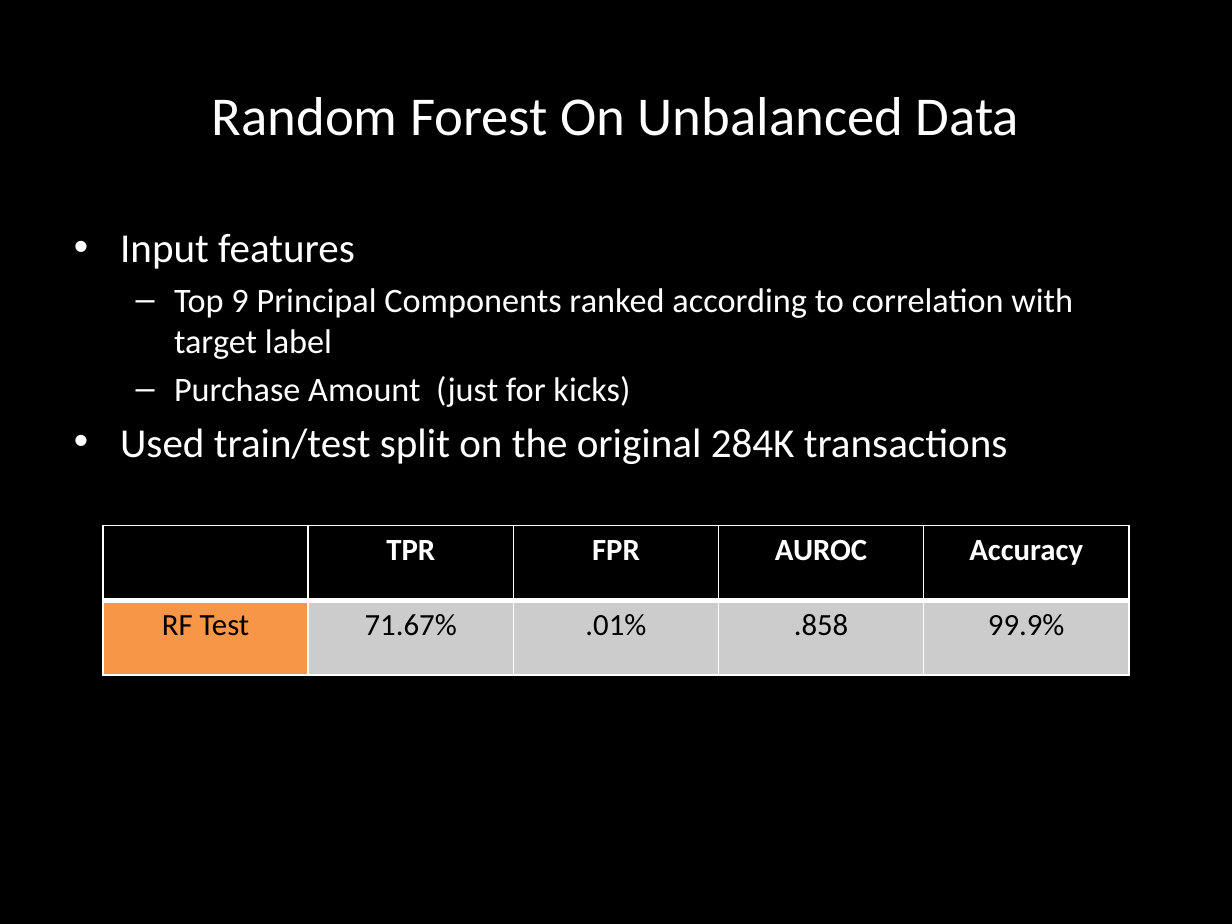
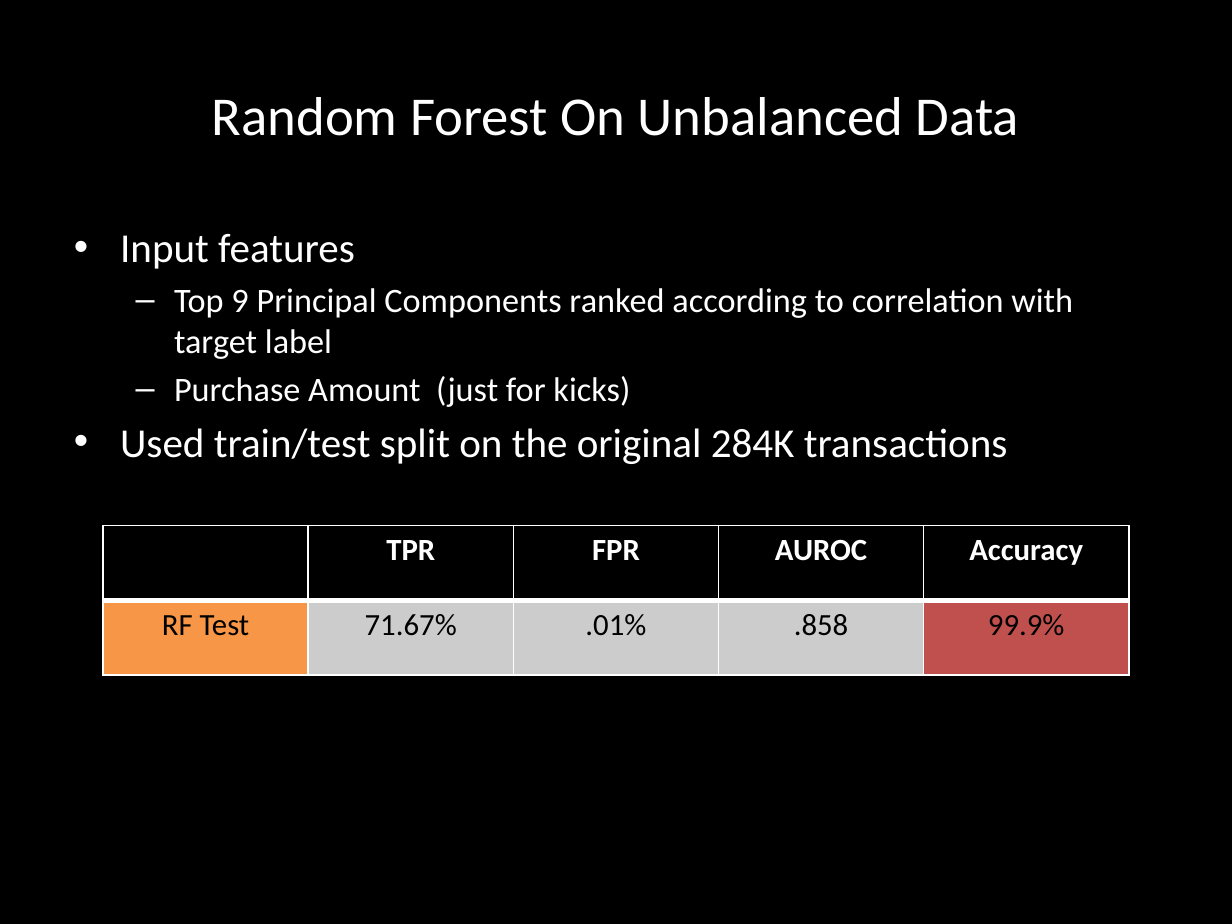
Before and after one commit to clbaechtold/ds5k_homework, a slide deck: slide 10 of final_project/presentation.pptx. Drawn at 1232x924 pixels with LibreOffice and Linux fonts; fonts in the diff are those of the drawing. Boxes give left, top, right and bottom in pixels: in the first picture for what was removed or moved away, otherwise in the second. Text is boxed around its words. In the diff, an @@ line names an element or a change of style, - is before the commit and + after.

```diff
--- a/final_project/presentation.pptx
+++ b/final_project/presentation.pptx
@@ table at (x1=103, y1=526, x2=1132, y2=675) @@
@@ fill #CCCCCC to #C0504D in row 2, column 5 @@
```
Also in this commit, not shown: 4 other slides changed, 1 slide added.
